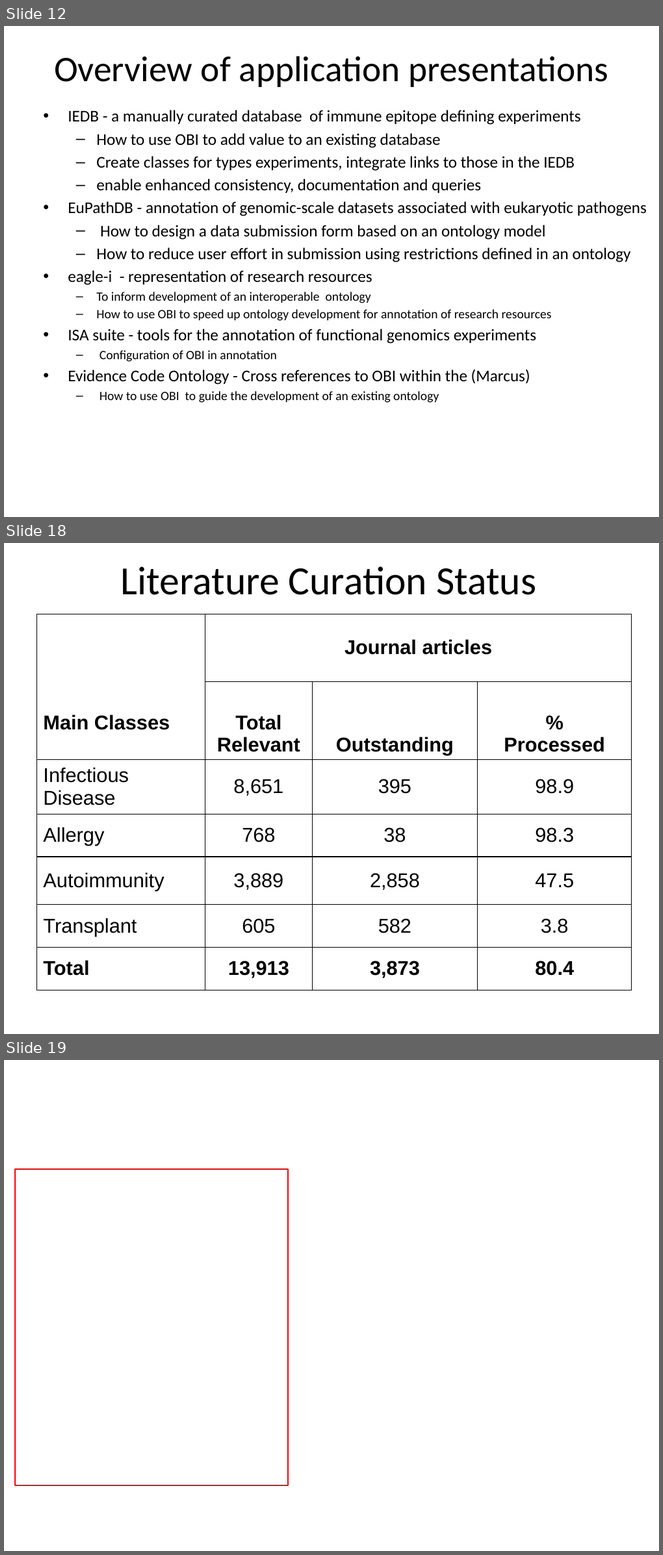
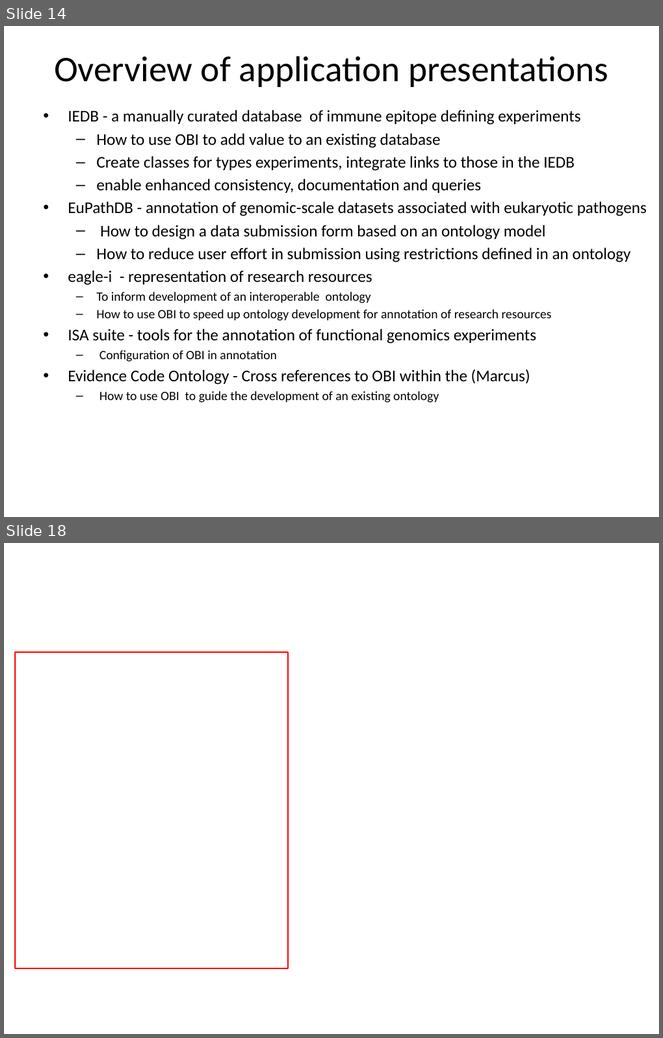
Before and after one commit to obi-ontology/obi-legacy-svn, a slide deck: trunk/docs/presentations/OBI tutorial July 2011 ICBO/OBI overview and IEDB.pptx. Shown one above the other, each under a label of ours: slides 12, 18 and 19 before the commit, slides 14 and 18 after it; the slides between them are not shown. The pictures are 663x1555 and 663x1038 pixels, drawn with LibreOffice and Linux fonts; fonts in the diff are those of the drawing; background and template pictures are left out. Boxes give left, top, right and bottom in pixels: in the first picture for what was removed or moved away, otherwise in the second. Text is boxed around its words. In the diff, an @@ line names an element or a change of style, - is before the commit and + after.

```diff
--- a/trunk/docs/presentations/OBI tutorial July 2011 ICBO/OBI overview and IEDB.pptx
+++ b/trunk/docs/presentations/OBI tutorial July 2011 ICBO/OBI overview and IEDB.pptx
@@ slide 18 removed at bbox=[4, 543, 659, 1034], background #FFFFFF @@
@@ text removed at bbox=[121, 566, 536, 595] @@
-Literature Curation Status
@@ table removed at bbox=[36, 614, 632, 990], 7 rows, 4 columns @@
-Main Classes | Journal articles |  | 
- | Total Relevant | Outstanding | % / Processed
-Infectious Disease | 8,651 | 395 | 98.9
-Allergy | 768 | 38 | 98.3
-Autoimmunity | 3,889 | 2,858 | 47.5
-Transplant | 605 | 582 | 3.8
-Total | 13,913 | 3,873 | 80.4
@@ what was slide 12 is now slide 14 @@
@@ what was slide 19 is now slide 18 @@
```
Also in this commit, not shown: 3 slides changed, 6 slides added, 4 other slides removed.
